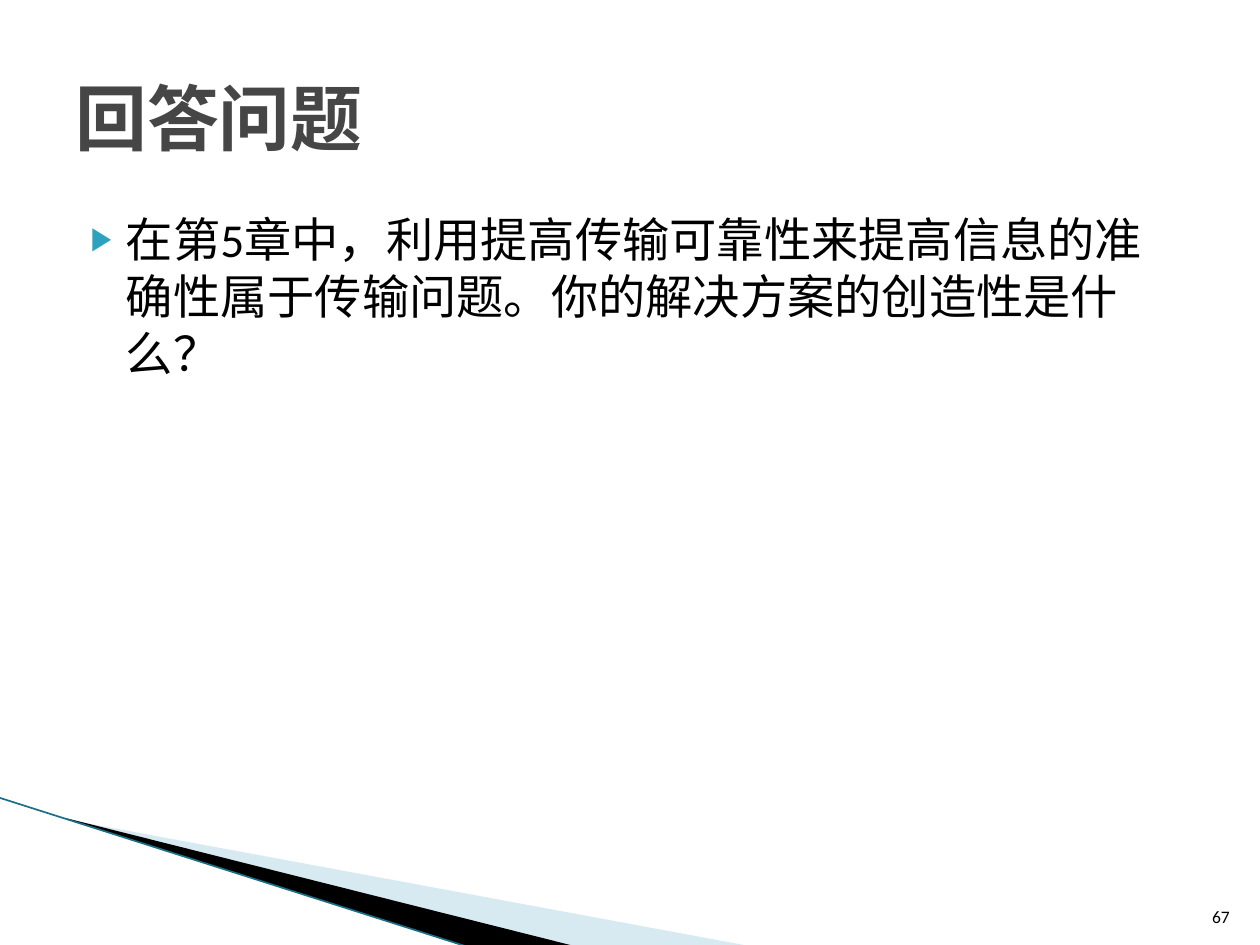
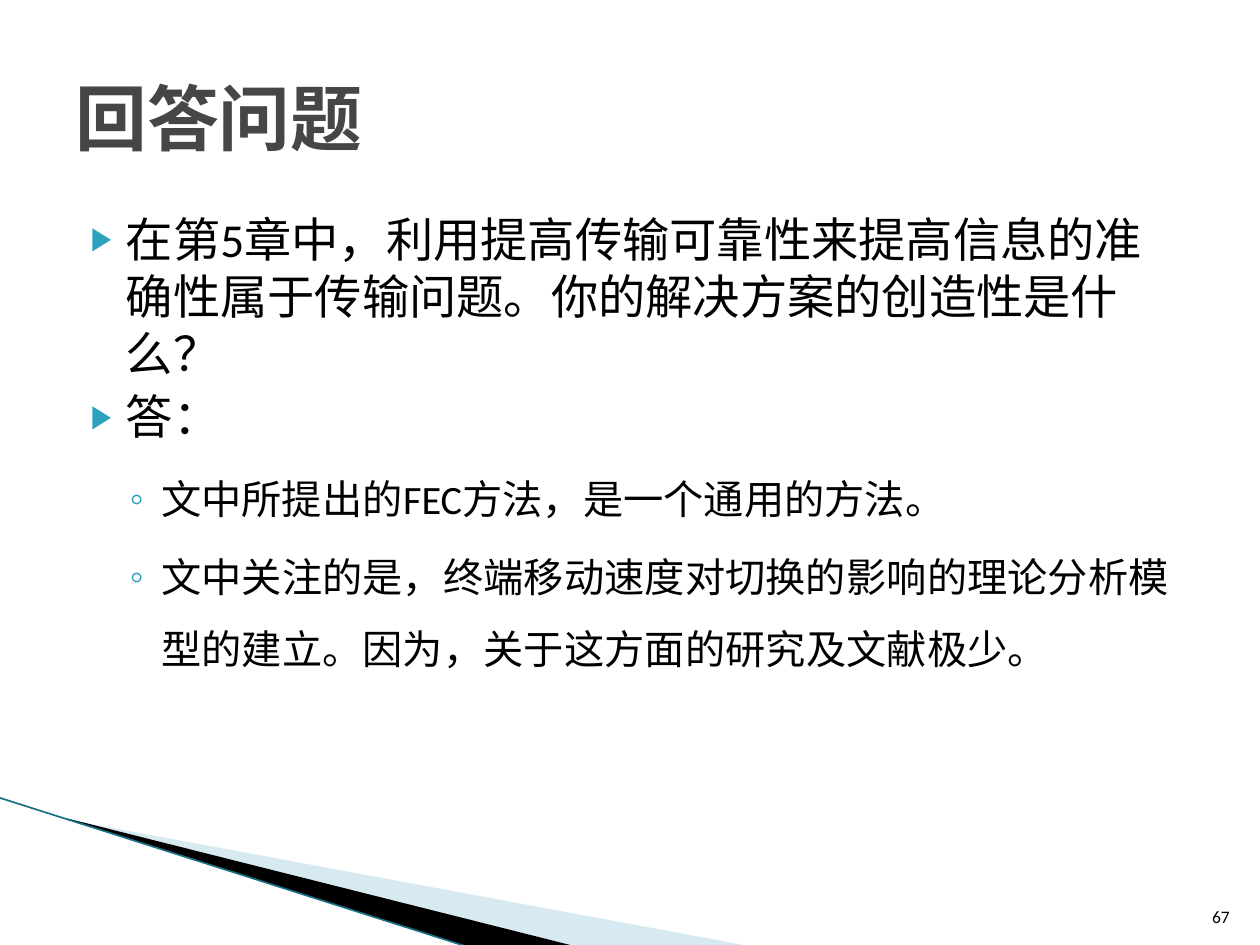
Before and after one commit to ZhiweiYAN/yzw_thesis, a slide deck: slide 67 of defense_phd_v07.pptx. Drawn at 1260x945 pixels with LibreOffice and Linux fonts; fonts in the diff are those of the drawing; background and template pictures are left out. Boxes give left, top, right and bottom in pixels: in the first picture for what was removed or moved away, otherwise in the second. Text is boxed around its words. In the diff, an @@ line names an element or a change of style, - is before the commit and + after.

```diff
--- a/defense_phd_v07.pptx
+++ b/defense_phd_v07.pptx
@@ text at (x1=126, y1=394, x2=1169, y2=668): paragraphs added @@
+▶ 答：
+  ◦ 文中所提出的FEC方法，是一个通用的方法。
+  ◦ 文中关注的是，终端移动速度对切换的影响的理论分析模型的建立。因为，关于这方面的研究及文献极少。
```
Also in this commit, not shown: 8 other slides changed, 3 other files.
